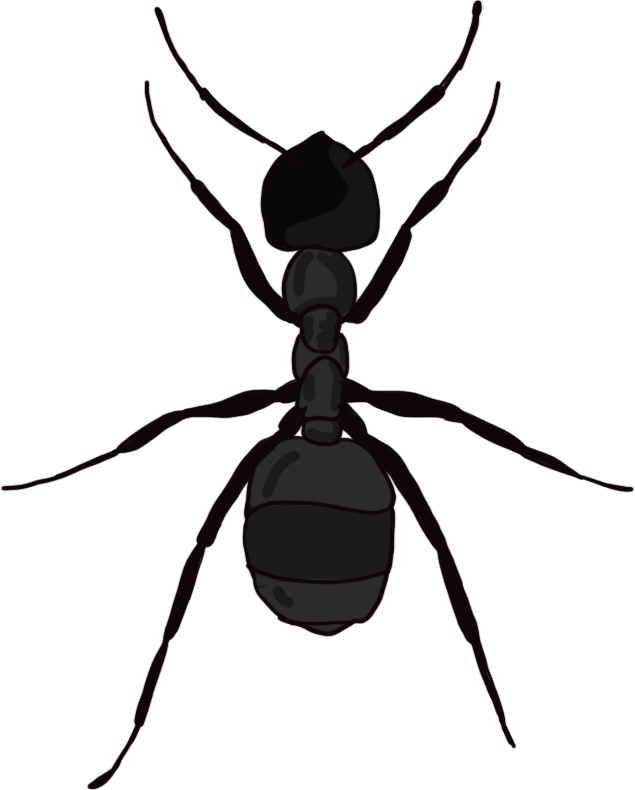
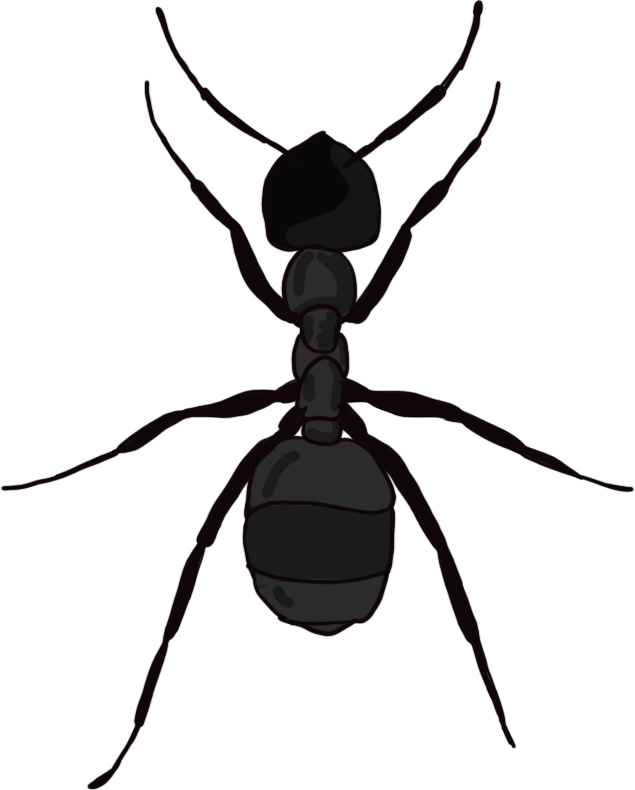
Layered file, before and after one edit (635 × 790). Changes by layer:
painted on "Head" over [left=154, top=0, right=483, bottom=253]
